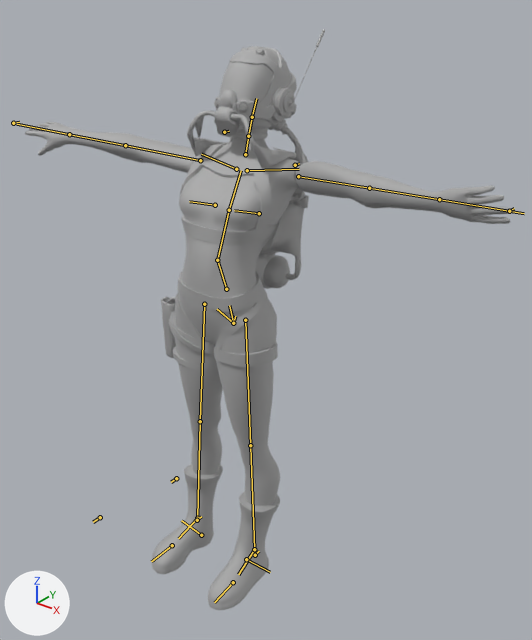
Before and after pictures for a commit that changed the FBX model Assets/Models/Player/Main.fbx.
Both versions are drawn from a 50 mm lens placed at (59.1, -63.4, 81.8), pointed at (3.0, 6.8, 38.3). Every picture has the same lights, and +X, +Y and +Z are marked at lower left. Both versions are drawn at frame 24 of the action 'Diver|TurnLeft'; the numbers are the values there. The bones that bend it are drawn over the model as lines.

The first picture shows 'Diver_Mesh'.
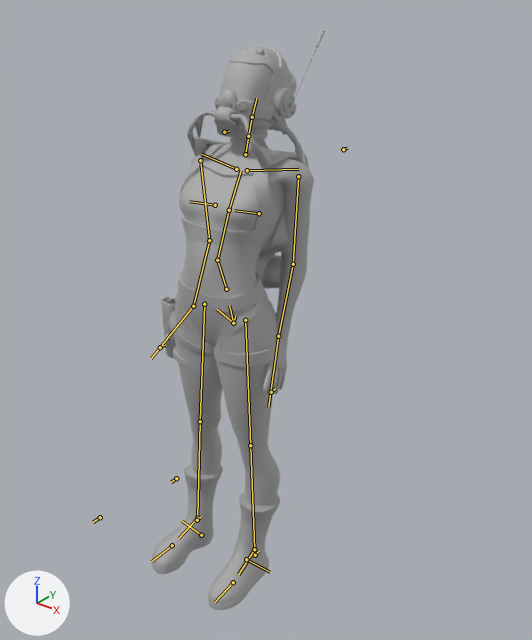
Boxes [x1, y1, x2, y2] around the edits, measured in the pictures (532 x 640 px):
'Diver_Mesh', posed (64% narrower)
    before: [25, 29, 511, 610]
    after: [152, 29, 325, 610]
bone 'upper_arm.L', root to tip
    before: (298, 176) to (369, 188)
    after: (298, 176) to (293, 264)
bone 'forearm.L', root to tip
    before: (369, 188) to (439, 199)
    after: (293, 264) to (278, 336)
bone 'hand.L', root to tip
    before: (439, 199) to (524, 213)
    after: (278, 336) to (268, 407)
bone 'upper_arm.R', root to tip
    before: (200, 160) to (125, 145)
    after: (200, 160) to (209, 240)
bone 'forearm.R', root to tip
    before: (125, 145) to (69, 134)
    after: (209, 240) to (193, 306)
bone 'hand.R', root to tip
    before: (69, 134) to (17, 124)
    after: (193, 306) to (151, 358)

The edits, one by one:
Bone 'upper_arm.L' (bone_upper_arm_l) turns from (-43, 123, -16) to (-20, 4, -76) degrees about its own x, y and z.
Bone 'forearm.L' (bone_forearm_l) turns from (-9, 0, -2) to (16, 0, 5) degrees about its own x, y and z.
Bone 'hand.L' (bone_hand_l) turns from (-6, 0, -6) to (15, -1, 10) degrees about its own x, y and z.
Bone 'upper_arm.R' (bone_upper_arm_r) turns from (17, -27, -32) to (-26, -23, 73) degrees about its own x, y and z.
Bone 'forearm.R' (bone_forearm_r) turns from (-9, 0, 2) to (20, 0, -7) degrees about its own x, y and z.
Bone 'hand.R' (bone_hand_r) turns from (-6, 0, 6) to (19, 2, -12) degrees about its own x, y and z.
